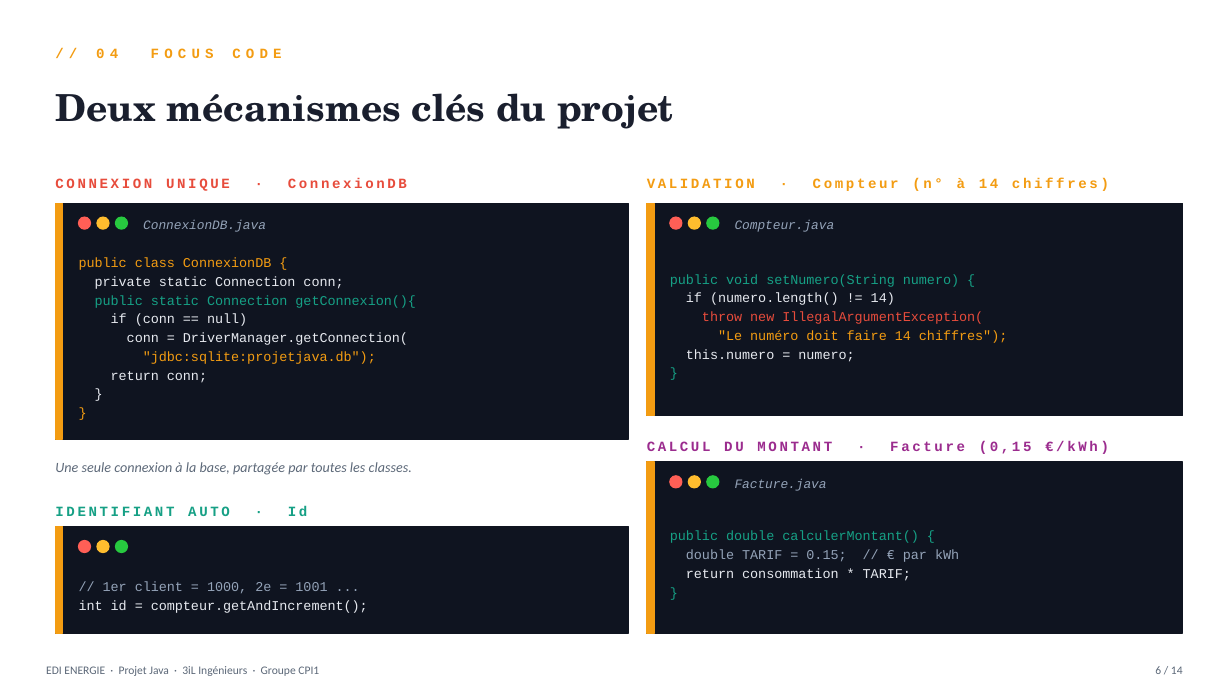
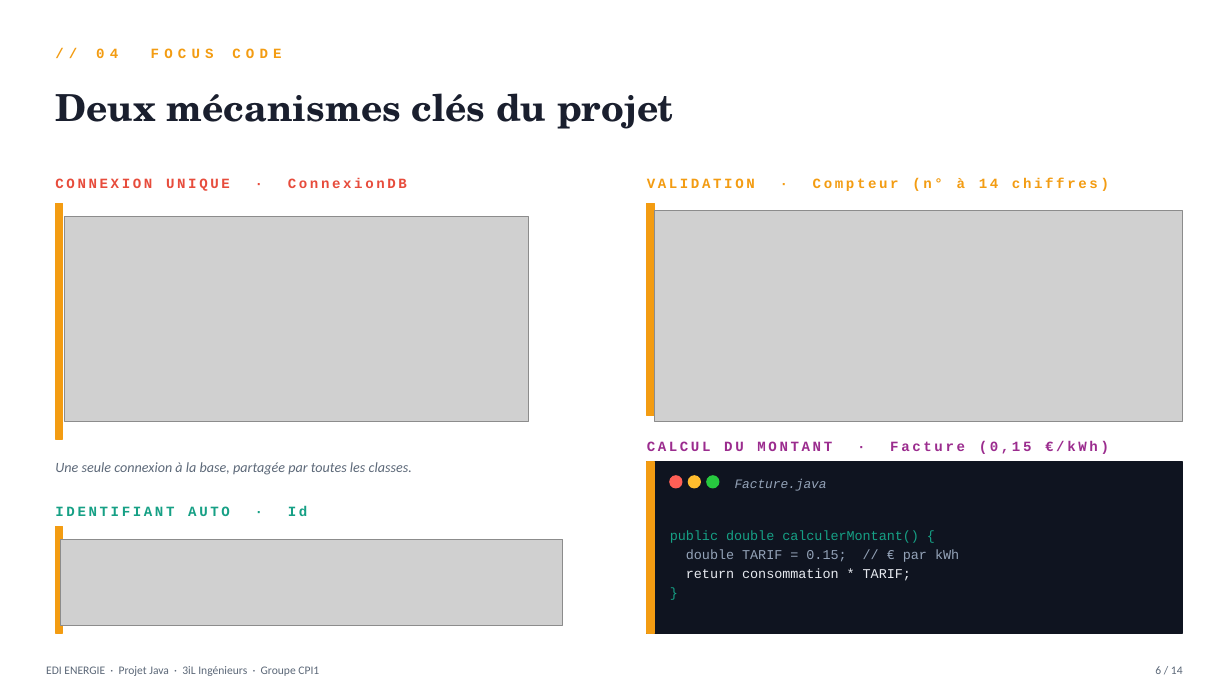
Before and after one commit to Yassinecherti/PROJETJAVA, a slide deck: slide 6 of EDI ENERGIE Soutenance.pptx. Drawn at 1232x693 pixels with LibreOffice and Linux fonts; fonts in the diff are those of the drawing; grey boxes stand for pictures. Boxes give left, top, right and bottom in pixels: in the first picture for what was removed or moved away, otherwise in the second. Text is boxed around its words. In the diff, an @@ line names an element or a change of style, - is before the commit and + after.

```diff
--- a/EDI ENERGIE Soutenance.pptx
+++ b/EDI ENERGIE Soutenance.pptx
@@ rectangle removed at (55,203,628,439) @@
@@ rectangle removed at (647,203,1183,416) @@
@@ picture added at (65,216,529,421) @@
@@ text removed at (143,220,266,232) @@
-ConnexionDB.java
@@ picture added at (654,211,1183,421) @@
@@ ellipse removed at (670,217,682,229) @@
@@ ellipse removed at (689,217,701,229) @@
@@ ellipse removed at (707,217,719,229) @@
@@ text removed at (735,220,835,232) @@
-Compteur.java
@@ text removed at (79,257,416,383) @@
-public class ConnexionDB {
-private static Connection conn;
-public static Connection getConnexion(){
-if (conn == null)
-conn = DriverManager.getConnection(
-"jdbc:sqlite:projetjava.db");
-return conn;
-}
-}
@@ text removed at (670,274,1007,362) @@
-public void setNumero(String numero) {
-if (numero.length() != 14)
-throw new IllegalArgumentException(
-"Le numéro doit faire 14 chiffres");
-this.numero = numero;
-}
@@ rectangle removed at (55,527,628,633) @@
@@ picture added at (60,539,563,625) @@
@@ ellipse removed at (79,541,91,553) @@
@@ ellipse removed at (97,541,109,553) @@
@@ ellipse removed at (116,541,128,553) @@
@@ text removed at (79,582,368,613) @@
-// 1er client = 1000, 2e = 1001 ...
-int id = compteur.getAndIncrement();
```
Also in this commit, not shown: 1 other file.
